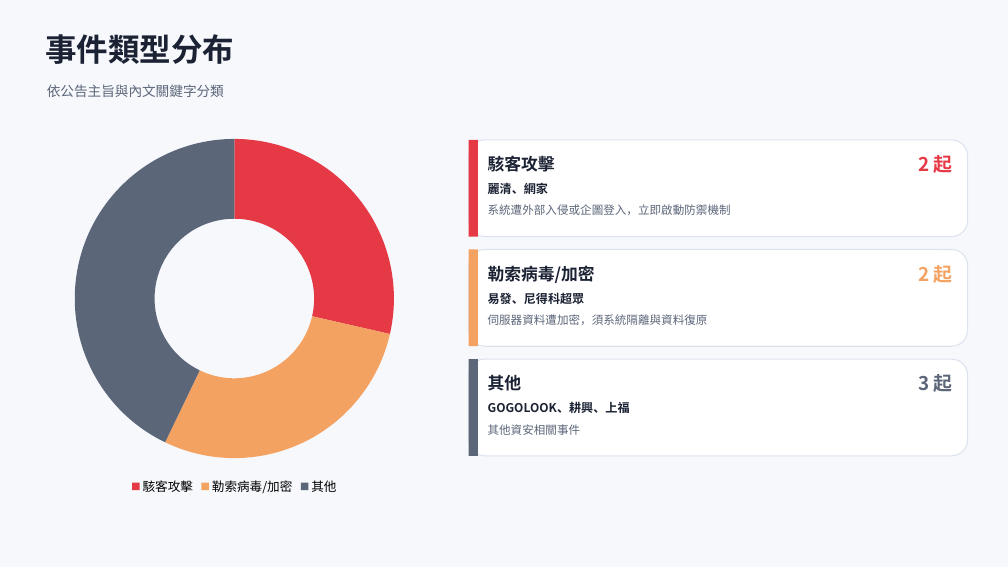
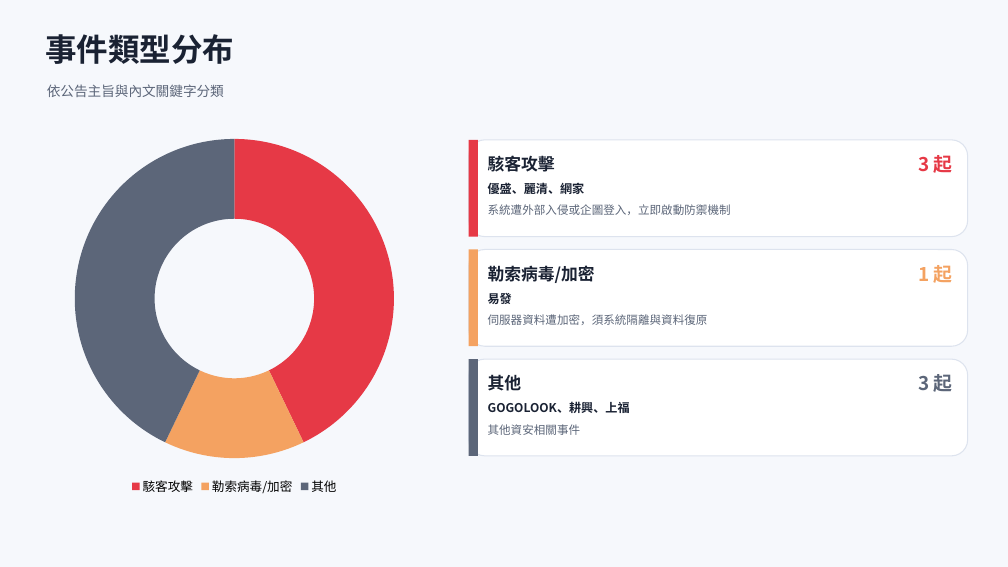
Before and after one commit to Johnnylin77/mops-isec-monitor, a slide deck: slide 3 of 資安事件因應分析.pptx. Drawn at 1008x567 pixels with LibreOffice and Linux fonts; fonts in the diff are those of the drawing. Boxes give left, top, right and bottom in pixels: in the first picture for what was removed or moved away, otherwise in the second. Text is boxed around its words. In the diff, an @@ line names an element or a change of style, - is before the commit and + after.

```diff
--- a/資安事件因應分析.pptx
+++ b/資安事件因應分析.pptx
@@ doughnut chart at [38,129,431,499] @@
@@ Series 1, 駭客攻擊: 29 to 43 @@
@@ Series 1, 勒索病毒/加密: 29 to 14 @@
@@ text at [918,155,953,173]: text changed @@
-2 起
+3 起
@@ text at [488,182,585,194]: text changed @@
-麗清、網家
+優盛、麗清、網家
@@ text at [918,265,953,283]: text changed @@
-2 起
+1 起
@@ text at [488,290,512,306]: text changed @@
-易發、尼得科超眾
+易發
```
Also in this commit, not shown: 5 other slides changed, 2 other files.
